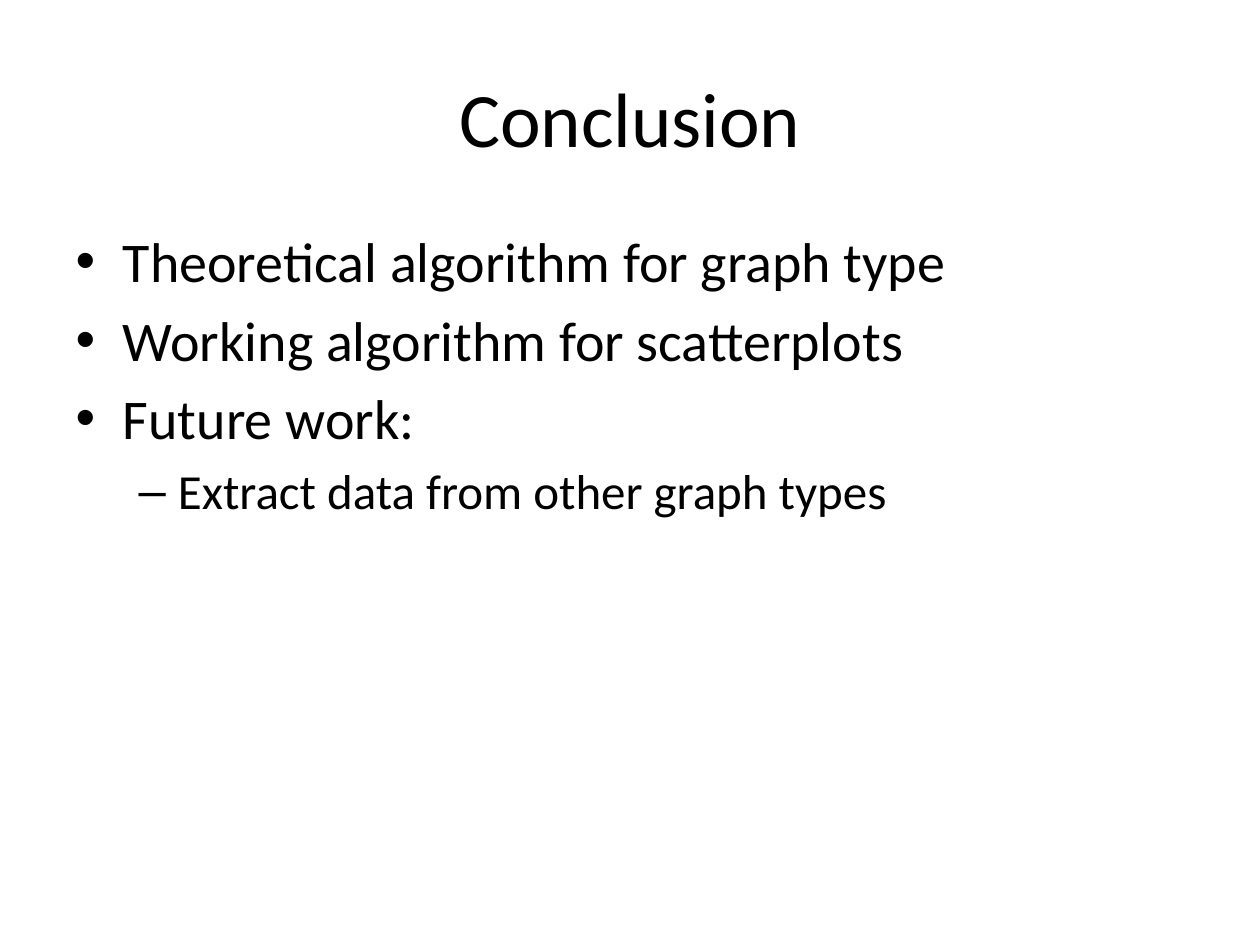
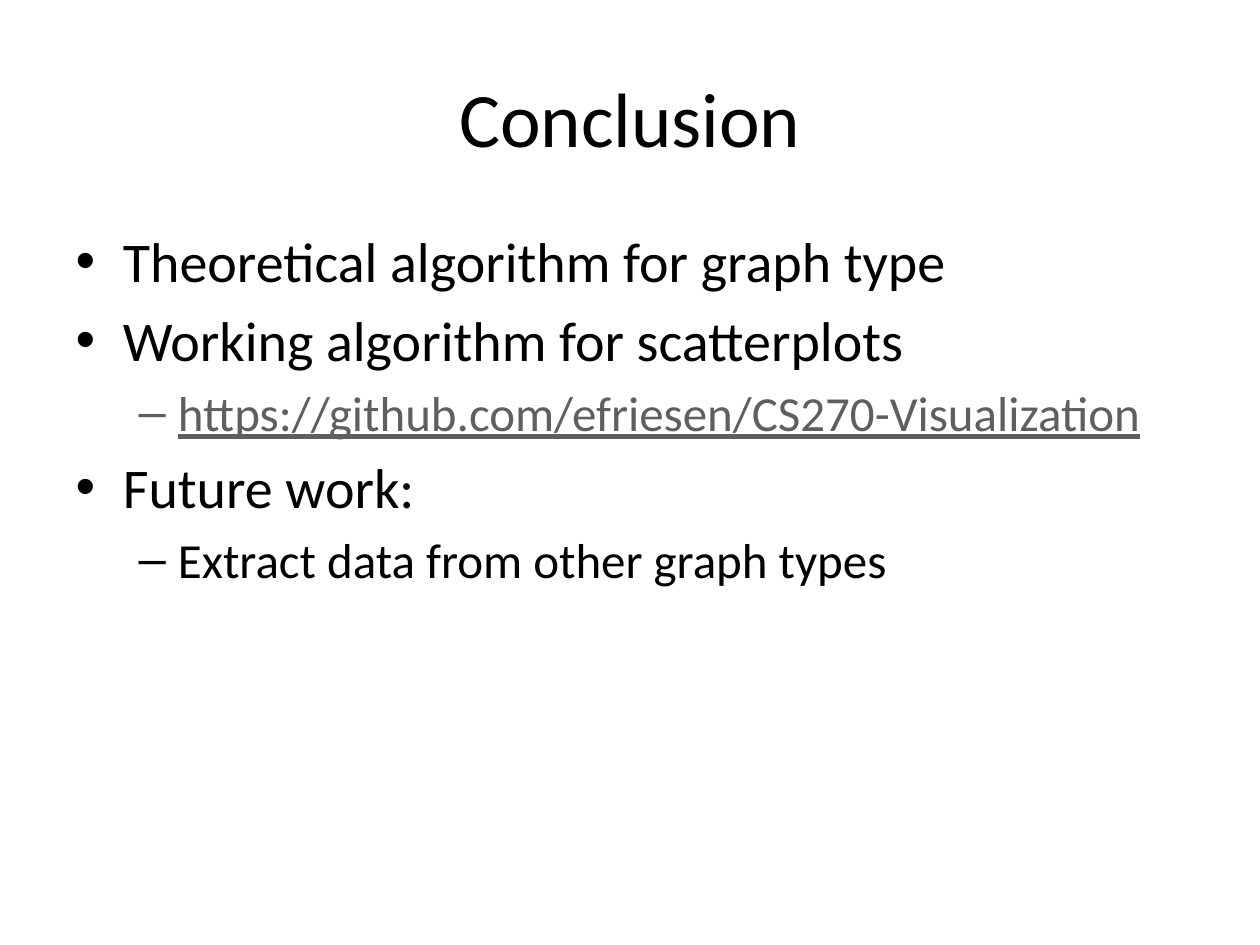
Before and after one commit to efriesen/CS270-Visualization, a slide deck: slide 9 of CS270-Presentation.pptx. Drawn at 1260x945 pixels with LibreOffice and Linux fonts; fonts in the diff are those of the drawing. Boxes give left, top, right and bottom in pixels: in the first picture for what was removed or moved away, otherwise in the second. Text is boxed around its words. In the diff, an @@ line names an element or a change of style, - is before the commit and + after.

Commit message:
github link

```diff
--- a/CS270-Presentation.pptx
+++ b/CS270-Presentation.pptx
@@ text at bbox=[178, 397, 1140, 440]: paragraph added @@
+  – https://github.com/efriesen/CS270-Visualization
```
